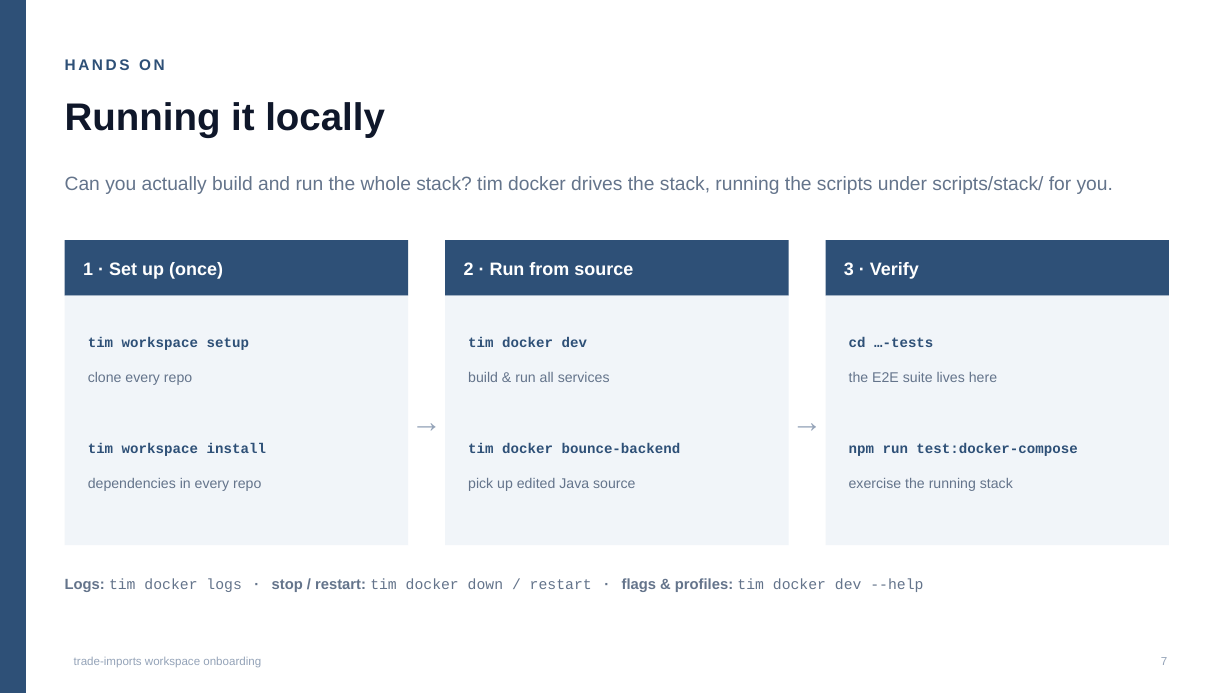
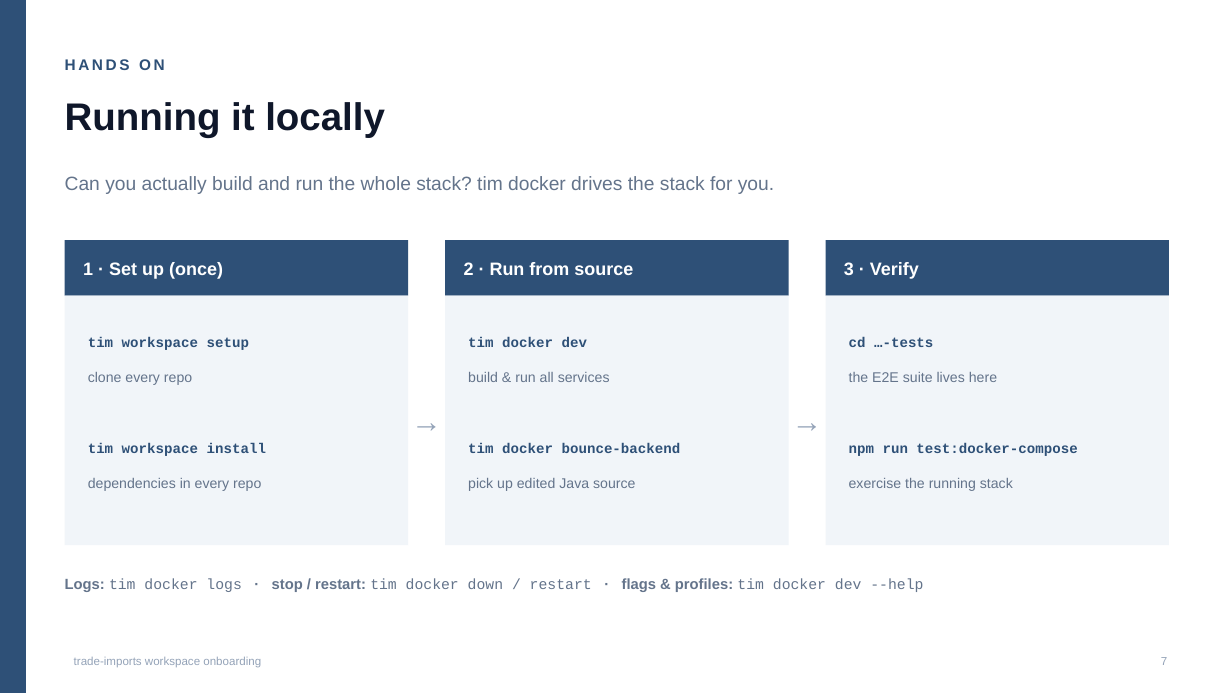
Before and after one commit to DEFRA/trade-imports-workspace, a slide deck: slide 8 of docs/onboarding/01-workspace.pptx. Drawn at 1232x693 pixels with LibreOffice and Linux fonts; fonts in the diff are those of the drawing. Boxes give left, top, right and bottom in pixels: in the first picture for what was removed or moved away, otherwise in the second. Text is boxed around its words. In the diff, an @@ line names an element or a change of style, - is before the commit and + after.

```diff
--- a/docs/onboarding/01-workspace.pptx
+++ b/docs/onboarding/01-workspace.pptx
@@ text at (65, 176, 774, 194): text changed @@
-Can you actually build and run the whole stack? tim docker drives the stack, running the scripts under scripts/stack/ for you.
+Can you actually build and run the whole stack? tim docker drives the stack for you.
```
Also in this commit, not shown: 7 other files.
